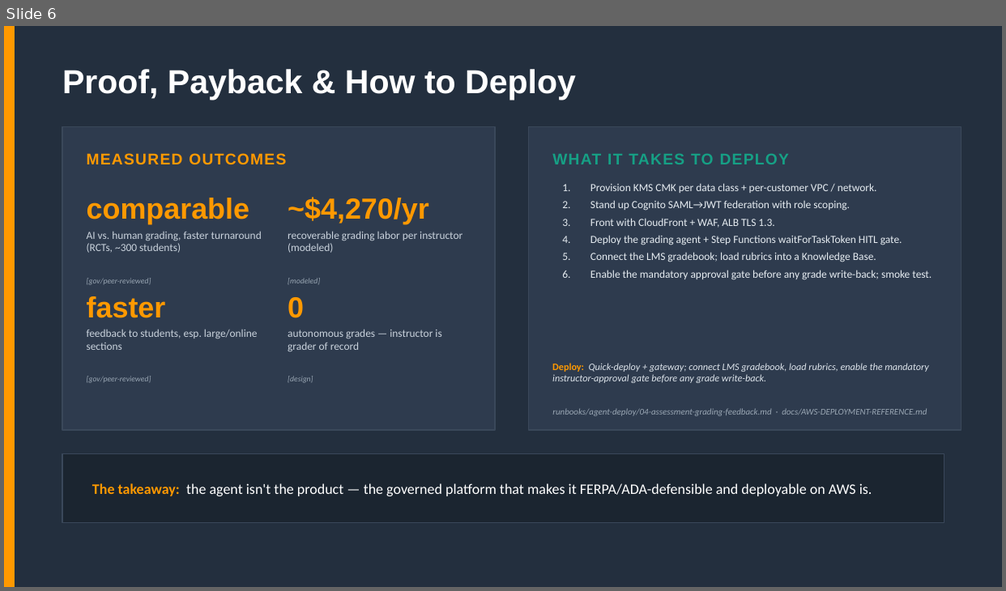
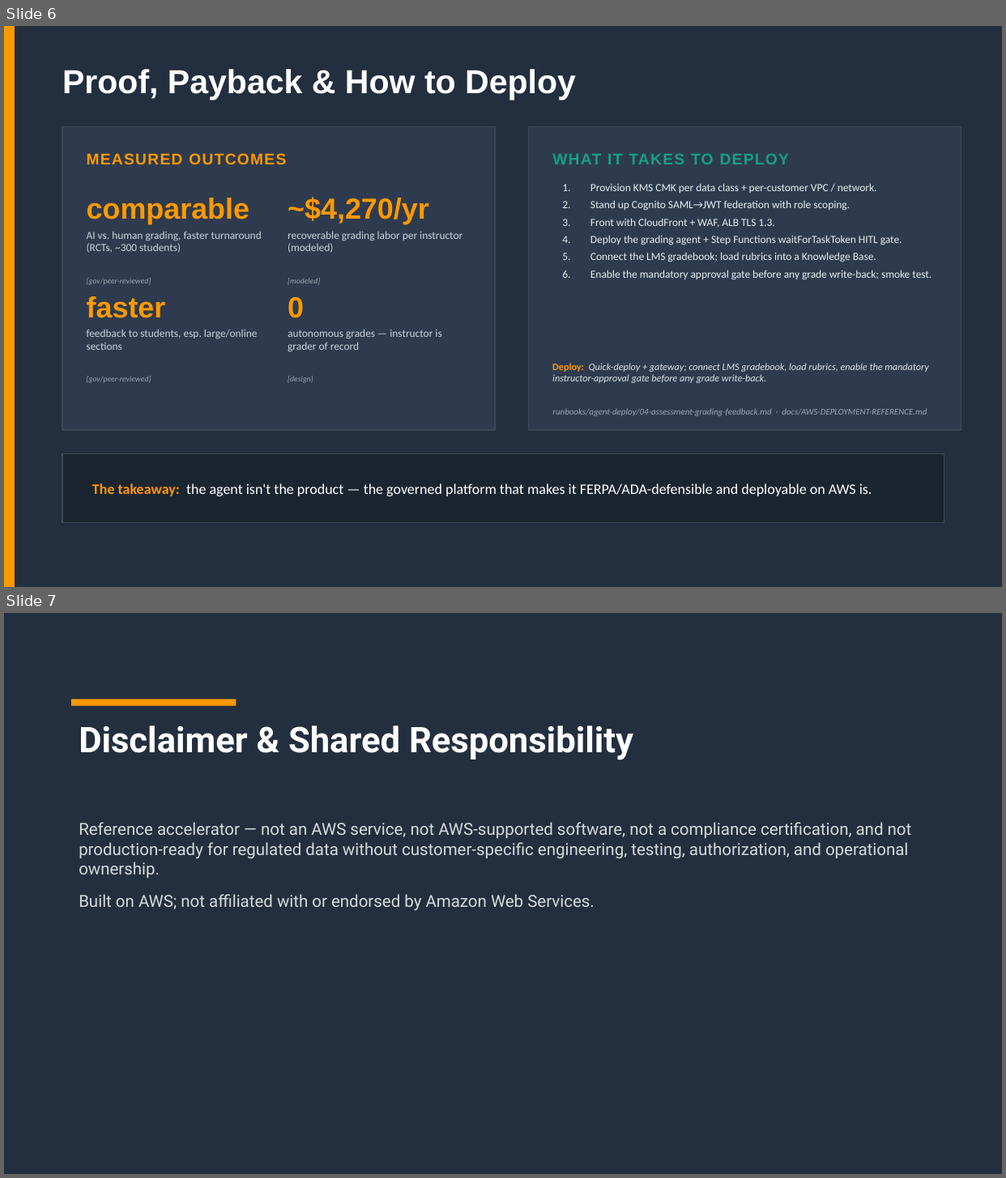
Before and after one commit to virtualryder/edu-ai-agents, a slide deck: decks/EDU-04-Assessment-Grading-Feedback.pptx. Shown one above the other, each under a label of ours: slide 6 before the commit, slides 6 and 7 after it. The pictures are 1006x591 and 1006x1178 pixels, drawn with LibreOffice and Linux fonts; fonts in the diff are those of the drawing. Boxes give left, top, right and bottom in pixels: in the first picture for what was removed or moved away, otherwise in the second. Text is boxed around its words. In the diff, an @@ line names an element or a change of style, - is before the commit and + after.

```diff
--- a/decks/EDU-04-Assessment-Grading-Feedback.pptx
+++ b/decks/EDU-04-Assessment-Grading-Feedback.pptx
@@ slide 7 added at [4,613,1002,1174], background #FFFFFF @@
@@ rectangle added at [4,613,1002,1174], fill #232F3E @@
@@ rectangle added at [71,699,236,706], fill #FF9900 @@
@@ text added at [79,726,633,760], 34 pt, text #FFFFFF, bold @@
+Disclaimer & Shared Responsibility
@@ text added at [79,822,912,911], 16 pt, text #D5DBDB @@
+Reference accelerator — not an AWS service, not AWS-supported software, not a compliance certification, and not production-ready for regulated data without customer-specific engineering, testing, authorization, and operational ownership.
+Built on AWS; not affiliated with or endorsed by Amazon Web Services.
```
Also in this commit, not shown: 1 slide changed, 11 other files.
